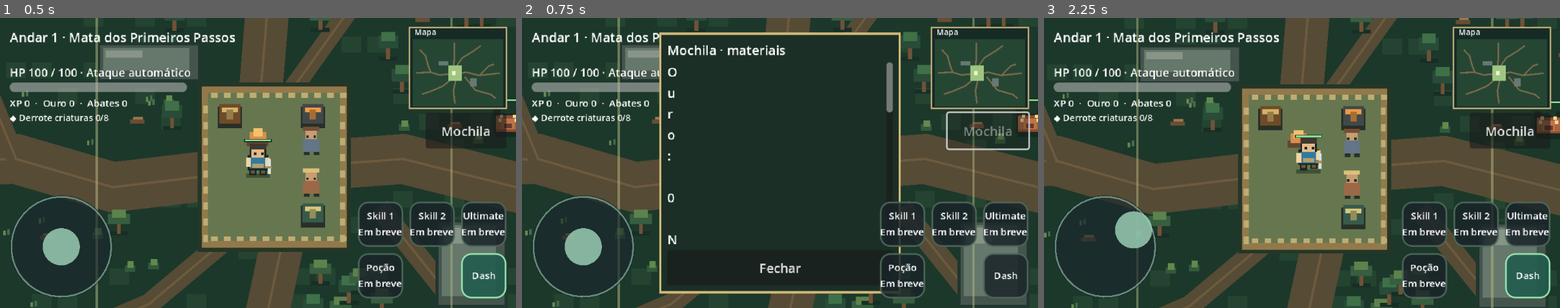
Above: before the commit, frames 1-3 (left to right).
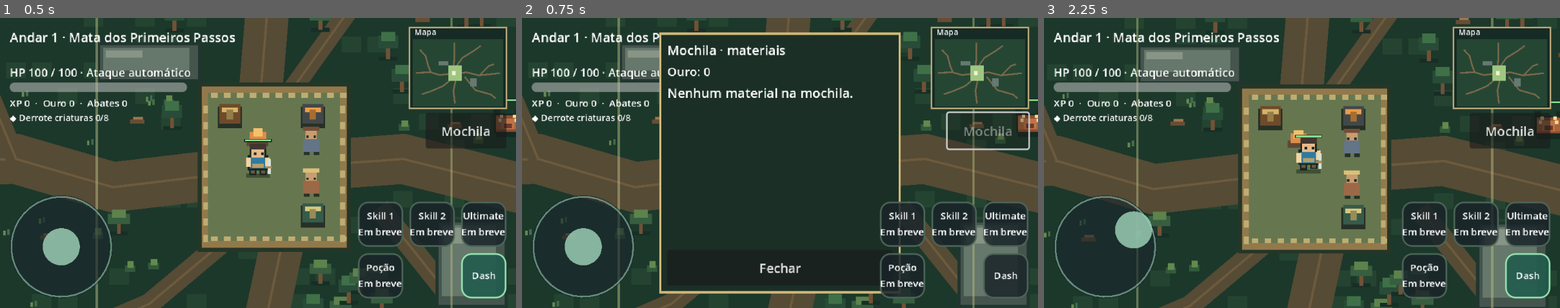
Above: after the commit, the same moments.

Repository: thiagohugo12-dotcom/arveon
Game: Godot game, scene res://scenes/main.tscn
The game is run twice, just before and just after one commit, with the same random seed, the same clock (stepped at 60 frames per second) and the same inputs.
Inputs (mouse positions are in pixels of both pictures, inside the frame that each line leads up to):
- Up to frame 1 (0.5 s): no input
- Up to frame 2 (0.75 s): click "Mochila" at 0.5 s
- Up to frame 3 (2.25 s): click "Fechar" at 1.25 s; tap Enter at 2 s; drag from (1105, 247) to (1353, 99) at 2.02 s

Frame 1 is identical in both runs. In frame 2, 1.0% of the frame differs, in the area x 28-72%, y 15-78%; in frame 3, nothing differs.

Commit message:
fix: organizar Mochila em linhas legiveis com rolagem vertical

Diff:
--- a/tests/run_tests.gd
+++ b/tests/run_tests.gd
@@ -354,7 +354,11 @@
 	bag_touch.position = hud.inventory_button.global_position + hud.inventory_button.size * 0.5
 	hud._input(bag_touch)
 	check(hud.inventory_open and hud.inventory_panel.visible and driver.blocked, "portrait touch opens the bag and blocks input")
-	check(hud.inventory_text.text.contains("Ouro: %d" % main.progress.gold) and hud.inventory_text.text.contains("Madeira  x2"), "bag shows wallet and carried materials")
+	var wood_visible := false
+	for row in hud.inventory_list.get_children():
+		if row is HBoxContainer and (row.get_child(0) as Label).text == "Madeira":
+			wood_visible = (row.get_child(1) as Label).text == "× 2"
+	check(hud.inventory_gold.text == "Ouro: %d" % main.progress.gold and wood_visible, "bag shows wallet and carried material in separate cells")
 	check(hud.inventory_panel.get_global_rect().has_point(hud.inventory_close.global_position + hud.inventory_close.size * 0.5), "portrait bag close target fits panel")
 	var saved_player_pos := player.position
 	player.dash.time_left = 0.1
@@ -365,7 +369,11 @@
 	check(player.position == saved_player_pos and player.velocity.is_zero_approx() and player.dash.time_left == 0.0 and player.attack.cooldown_left == 0.0, "open bag cancels dash and suppresses movement and attack")
 	main.progress.add_item("Pedras")
 	main._save_progress()
-	check(hud.inventory_text.text.contains("Pedras  x1"), "open bag refreshes after inventory save")
+	var stone_visible := false
+	for row in hud.inventory_list.get_children():
+		if row is HBoxContainer and (row.get_child(0) as Label).text == "Pedras":
+			stone_visible = (row.get_child(1) as Label).text == "× 1"
+	check(stone_visible, "open bag refreshes after inventory save")
 	var bag_reloaded := GameProgress.new()
 	bag_reloaded.save_path = test_path
 	check(bag_reloaded.load_save() and bag_reloaded.bag.get("Madeira", 0) == 2 and bag_reloaded.bag.get("Pedras", 0) == 1, "bag content persists in existing save")
@@ -379,6 +387,18 @@
 	hud._input(bag_touch)
 	check(hud.inventory_open and hud.inventory_panel.get_global_rect().end.y <= hud.size.y and hud.inventory_panel.get_global_rect().position.y >= 0, "landscape touch opens bag entirely on screen")
 	check(hud.inventory_scroll.is_visible_in_tree() and hud.inventory_close.get_global_rect().end.y <= hud.size.y, "landscape bag scroll and close stay accessible")
+	for item: String in GameProgress.ITEMS:
+		if int(main.progress.bag.get(item, 0)) == 0:
+			main.progress.add_item(item)
+	main._save_progress()
+	await frames()
+	var rows_readable := hud.inventory_scroll.size.x >= 220.0 and hud.inventory_list.size.x >= 220.0
+	for row in hud.inventory_list.get_children():
+		var name := row.get_child(0) as Label
+		var amount := row.get_child(1) as Label
+		rows_readable = rows_readable and name.autowrap_mode == TextServer.AUTOWRAP_OFF and name.size.x >= 150.0 and amount.size.x >= 44.0
+	check(rows_readable and hud.inventory_list.get_child_count() == GameProgress.ITEMS.size(), "all eight items retain readable name and quantity widths (vertical-text regression)")
+	check(hud.inventory_list.size.y > hud.inventory_scroll.size.y and hud.inventory_scroll.horizontal_scroll_mode == ScrollContainer.SCROLL_MODE_DISABLED, "long bag scrolls vertically without horizontal squeeze")
 	bag_touch.position = hud.inventory_close.global_position + hud.inventory_close.size * 0.5
 	hud._input(bag_touch)
 	check(not hud.inventory_open and not driver.blocked, "landscape touch closes bag")
@@ -386,6 +406,12 @@
 	hud.size = Vector2(360, 640)
 	hud._layout()
 	check(not hud.minimap.get_global_rect().intersects(hud.inventory_button.get_global_rect()) and not hud.minimap.get_global_rect().intersects(hud.joystick.get_global_rect()), "portrait minimap avoids bag and joystick")
+	bag_touch.position = hud.inventory_button.global_position + hud.inventory_button.size * 0.5
+	hud._input(bag_touch)
+	await frames()
+	check(hud.inventory_list.size.x >= 220.0 and (hud.inventory_list.get_child(0).get_child(0) as Label).size.x >= 150.0, "portrait item names stay horizontal with a real layout width")
+	bag_touch.position = hud.inventory_close.global_position + hud.inventory_close.size * 0.5
+	hud._input(bag_touch)
 	check(hud.minimap.mouse_filter == Control.MOUSE_FILTER_IGNORE, "minimap does not capture touch input")
 	var undiscovered := Exploration.RESOURCE_SPOTS[7].id as String
 	check(not main.progress.discovered_pois.has(undiscovered) and not main.progress.opened_caches.has("east_grove"), "far resource and hidden cache start undiscovered")
--- a/ui/hud.gd
+++ b/ui/hud.gd
@@ -19,7 +19,8 @@
 var loot_label: Label
 var inventory_button: Button
 var inventory_panel: PanelContainer
-var inventory_text: Label
+var inventory_gold: Label
+var inventory_list: VBoxContainer
 var inventory_scroll: ScrollContainer
 var inventory_close: Button
 var inventory_open := false
@@ -80,17 +81,24 @@
 	inventory_panel.add_theme_stylebox_override("panel", _panel_style())
 	add_child(inventory_panel)
 	var inventory_column := VBoxContainer.new()
+	inventory_column.size_flags_horizontal = Control.SIZE_EXPAND_FILL
 	inventory_panel.add_child(inventory_column)
 	var inventory_heading := Label.new()
 	inventory_heading.text = "Mochila · materiais"
 	inventory_column.add_child(inventory_heading)
+	inventory_gold = Label.new()
+	inventory_gold.add_theme_font_size_override("font_size", 15)
+	inventory_column.add_child(inventory_gold)
 	inventory_scroll = ScrollContainer.new()
 	inventory_scroll.size_flags_vertical = Control.SIZE_EXPAND_FILL
 	inventory_scroll.size_flags_horizontal = Control.SIZE_EXPAND_FILL
+	inventory_scroll.custom_minimum_size.x = 220
+	inventory_scroll.horizontal_scroll_mode = ScrollContainer.SCROLL_MODE_DISABLED
 	inventory_column.add_child(inventory_scroll)
-	inventory_text = Label.new()
-	inventory_text.autowrap_mode = TextServer.AUTOWRAP_WORD_SMART
-	inventory_scroll.add_child(inventory_text)
+	inventory_list = VBoxContainer.new()
+	inventory_list.custom_minimum_size.x = 220
+	inventory_list.size_flags_horizontal = Control.SIZE_EXPAND_FILL
+	inventory_scroll.add_child(inventory_list)
 	inventory_close = Button.new()
 	inventory_close.text = "Fechar"
 	inventory_close.custom_minimum_size.y = 44
@@ -213,14 +221,34 @@
 	_layout()
 
 func refresh_inventory(progress: GameProgress) -> void:
-	var lines: Array[String] = ["Ouro: %d" % progress.gold]
+	inventory_gold.text = "Ouro: %d" % progress.gold
+	for child in inventory_list.get_children():
+		inventory_list.remove_child(child)
+		child.queue_free()
+	var has_material := false
 	for item: String in GameProgress.ITEMS:
 		var count := int(progress.bag.get(item, 0))
 		if count > 0:
-			lines.append("%s  x%d" % [item, count])
-	if lines.size() == 1:
-		lines.append("Nenhum material na mochila.")
-	inventory_text.text = "\n".join(lines)
+			has_material = true
+			var row := HBoxContainer.new()
+			row.custom_minimum_size.y = 32
+			inventory_list.add_child(row)
+			var name := Label.new()
+			name.text = item
+			name.custom_minimum_size.x = 150
+			name.size_flags_horizontal = Control.SIZE_EXPAND_FILL
+			name.autowrap_mode = TextServer.AUTOWRAP_OFF
+			row.add_child(name)
+			var amount := Label.new()
+			amount.text = "× %d" % count
+			amount.custom_minimum_size.x = 44
+			amount.horizontal_alignment = HORIZONTAL_ALIGNMENT_RIGHT
+			row.add_child(amount)
+	if not has_material:
+		var empty := Label.new()
+		empty.text = "Nenhum material na mochila."
+		empty.autowrap_mode = TextServer.AUTOWRAP_OFF
+		inventory_list.add_child(empty)
 
 func close_inventory() -> void:
 	inventory_open = false
